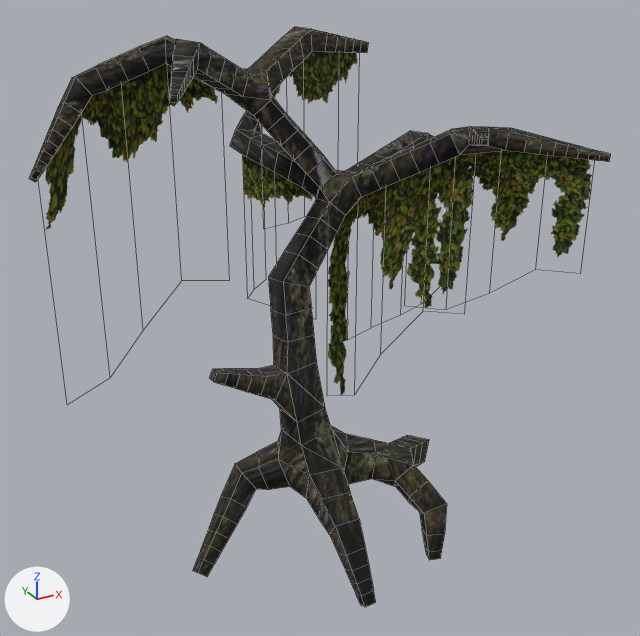
The Blender file resources/locations/swamp/tree_1/tree_1.blend: old version first, new version second.
Before and after are seen from a 50 mm camera at (-4.71, -8.63, 7.16) aimed at (0.02, -0.02, 2.85). The lights are fixed; the arrows at lower left show +X, +Y and +Z. Mesh edges are drawn as thin lines.

In view in the first picture: 'tree_1'.
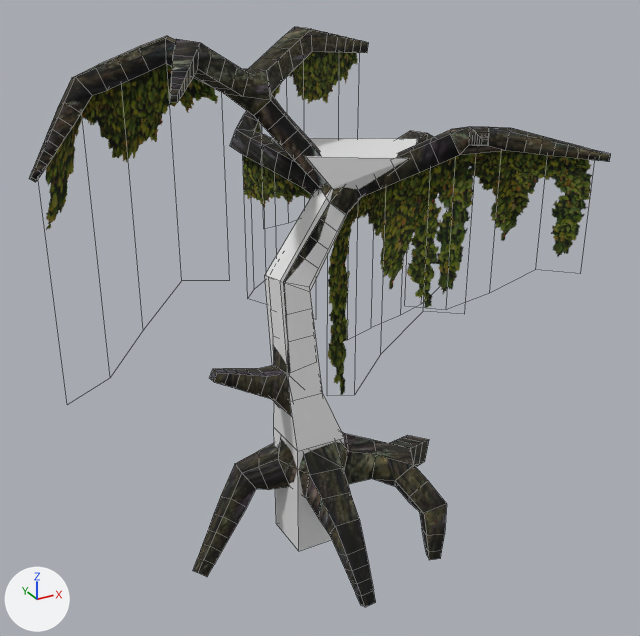
What differs and where, as boxes (x1, y1, x2, y2) in the pictures (640 x 636 px):
```json
{"object": "tree_1_phy", "change": "added", "after": [265, 138, 418, 551]}
```

Scene script edits in JSON lines:
```json
{"op": "add", "block": "me_plane", "code": ["me_plane = bpy.data.meshes.new('Plane')", "me_plane.from_pydata(...)  # 24 vertices, 22 faces; spans x -0.62..1.59, y -0.57..1.22, z -0.01..4.81"]}
{"op": "add", "block": "ob_tree_1_phy", "code": ["ob_tree_1_phy = bpy.data.objects.new('tree_1_phy', me_plane)", "ob_tree_1_phy.location = (0.0, 0.0, 0.0)"]}
```
